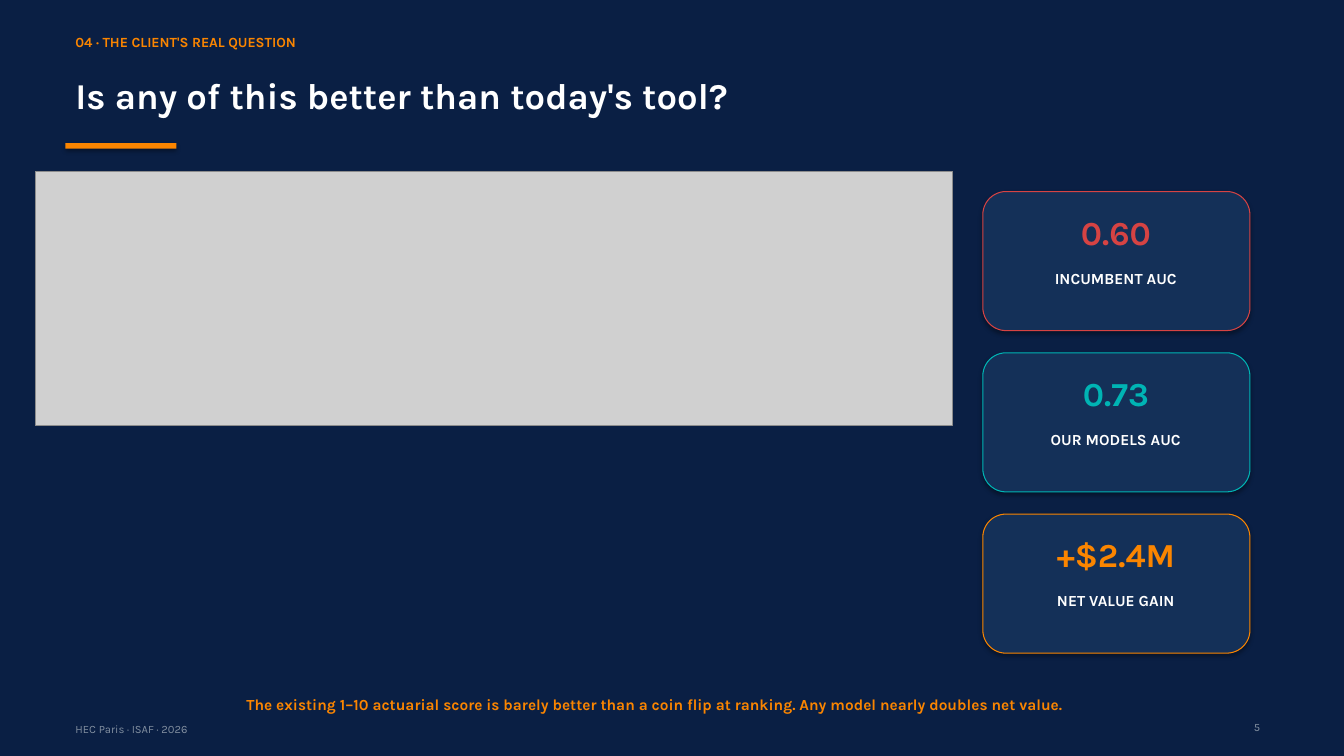
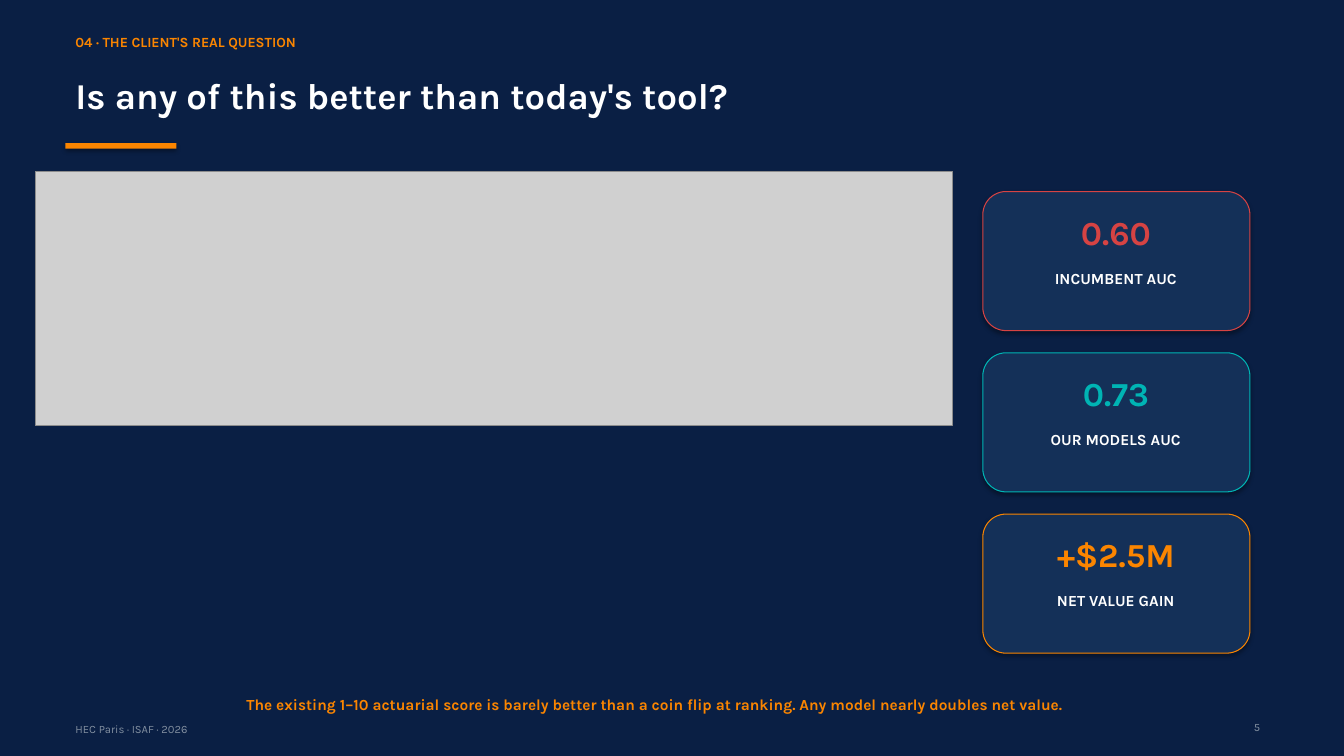
Before and after one commit to RyanBalech/recidivism-forecasting-analysis, a slide deck: slide 5 of reports/ISAF_Recidivism_Presentation.pptx. Drawn at 1344x756 pixels with LibreOffice and Linux fonts; fonts in the diff are those of the drawing; grey boxes stand for pictures. Boxes give left, top, right and bottom in pixels: in the first picture for what was removed or moved away, otherwise in the second. Text is boxed around its words. In the diff, an @@ line names an element or a change of style, - is before the commit and + after.

```diff
--- a/reports/ISAF_Recidivism_Presentation.pptx
+++ b/reports/ISAF_Recidivism_Presentation.pptx
@@ text at [1057,542,1175,571]: text changed @@
-+$2.4M
++$2.5M
```
Also in this commit, not shown: 5 other slides changed, 47 other files.
